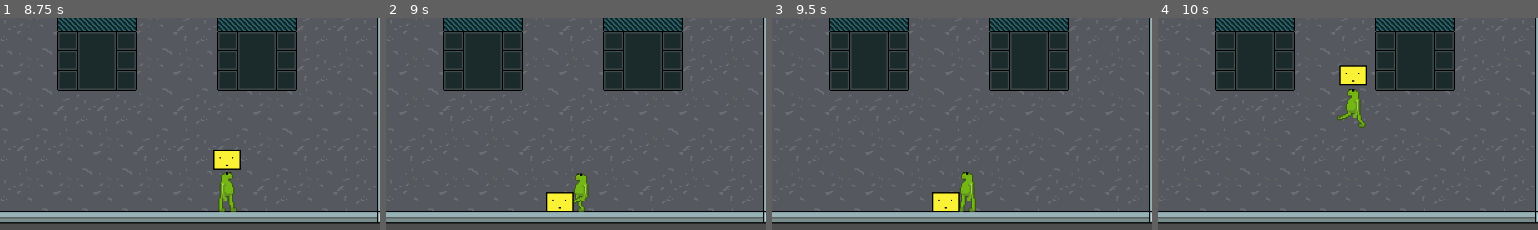
Above: before the commit, frames 1-4 (left to right).
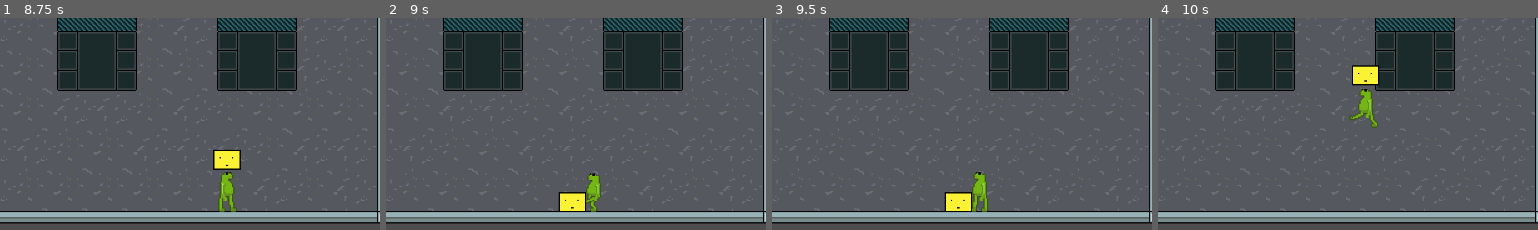
Above: after the commit, the same moments.

Repository: TomiZ87/spooky-game-jam-2025
Game: Godot game, scene res://scenes/room.tscn
The game is run twice, just before and just after one commit, with the same random seed, the same clock (stepped at 60 frames per second) and the same inputs.
Inputs (mouse positions are % of the whole screen's width and height, from its top left):
- Up to frame 1 (8.75 s): tap Enter at 0.5 s; move the mouse to (18, 48) at 0.52 s; hold W (move_up) 0.53-2.03 s; tap Q (player_pick_up_put_down) every 0.75 s from 0.6 to 8.1 s; click (18, 48) at 0.67 s; move the mouse to (39, 48) at 1.27 s; click (39, 48) at 1.42 s; move the mouse to (61, 48) at 2.02 s; hold A (move_left) 2.03-3.53 s; click (61, 48) at 2.17 s; move the mouse to (82, 48) at 2.77 s; click (82, 48) at 2.92 s; move the mouse to (34, 27) at 3.52 s; hold S (move_down) 3.53-4.28 s; click (34, 27) at 3.67 s; move the mouse to (73, 48) at 4.27 s; hold D (move_right) 4.28-5.03 s; click (73, 48) at 4.42 s; move the mouse to (29, 58) at 5.02 s; hold W (move_up) 5.03-5.78 s; click (29, 58) at 5.17 s; move the mouse to (61, 30) at 5.77 s; hold D (move_right) 5.78-8.03 s; click (61, 30) at 5.92 s; move the mouse to (45, 74) at 6.52 s; click (45, 74) at 6.67 s; move the mouse to (82, 69) at 7.27 s; click (82, 69) at 7.42 s; move the mouse to (18, 37) at 8.02 s; hold S (move_down) from 8.03 s (still down); click (18, 37) at 8.17 s
- Up to frame 2 (9 s): move the mouse to (55, 53) at 8.77 s; release S (move_down) at 8.78 s; hold A (move_left) from 8.78 s (still down); tap Q (player_pick_up_put_down) at 8.85 s; click (55, 53) at 8.92 s
- Up to frame 3 (9.5 s): keep holding A (move_left)
- Up to frame 4 (10 s): tap Space at 9.5 s; move the mouse to (34, 27) at 9.52 s; release A (move_left) at 9.53 s; hold W (move_up) from 9.53 s (still down); tap Q (player_pick_up_put_down) at 9.6 s; click (34, 27) at 9.67 s
The pictures show only the part of the screen within x 48-98%, y 50-100%; the shares and areas given below are measured in that part.

Frame 1 is identical in both runs. In frame 2, 1.5% of the frame differs, in the area x 42-57%, y 73-92%; in frame 3, 1.6%; in frame 4, 1.8%, in the area x 47-59%, y 22-52%.

Commit message:
#4 feat: Enable player to pick up/put down object from the shelf

Diff:
--- a/project/assets/scripts/dummy.gd
+++ b/project/assets/scripts/dummy.gd
@@ -37,7 +37,7 @@
 	$InteractionArea.monitoring = true
 	$InteractionArea.monitorable = true
 
-	var offset = 30 if not player.sprite.flip_h else -30
+	var offset = 20 if not player.sprite.flip_h else -20
 	position.x = player.position.x + offset
 	position.y = player.position.y
 
--- a/project/assets/scripts/player.gd
+++ b/project/assets/scripts/player.gd
@@ -6,6 +6,7 @@
 
 var nearby_pickupables: Array = []
 var current_pickupable: Node = null
+var nearby_shelf: Node = null
 var carrying = false
 
 func _process(delta):
@@ -40,16 +41,30 @@
 
 	# Handle interaction input
 	if Input.is_action_just_pressed("player_pick_up_put_down"):
-		if not carrying and current_pickupable:
-			current_pickupable.pickup()
-			carrying = true
-			carried_object.carry(current_pickupable)
-			current_pickupable = null
+		if not carrying:
+			if nearby_shelf and nearby_shelf.stored_object:
+				var retrieved = nearby_shelf.retrieve_object()
+				if retrieved:
+					retrieved.pickup()
+					carrying = true
+					carried_object.carry(retrieved)
+			elif current_pickupable:
+				current_pickupable.pickup()
+				carrying = true
+				carried_object.carry(current_pickupable)
+				current_pickupable = null
+
 		elif carrying:
-			carried_object.drop(self)
-			carrying = false
-
-
+			if nearby_shelf:
+				# Player is near a shelf → store the carried object
+				nearby_shelf.store_object(carried_object.object)
+				carried_object.object = null
+				carried_object.sprite.texture = null
+				carrying = false
+			else:
+				# Normal drop to ground
+				carried_object.drop(self)
+				carrying = false
 
 func get_closest_interactable():
 	var closest = null
--- /dev/null
+++ b/project/assets/scripts/shelf.gd
@@ -0,0 +1,60 @@
+extends Area2D
+
+# The object currently stored on the shelf
+var stored_object: Node2D = null
+
+# Track if player is nearby
+var player_in_range: bool = false
+
+func _ready():
+	connect("body_entered", Callable(self, "_on_body_entered"))
+	connect("body_exited", Callable(self, "_on_body_exited"))
+
+func _on_body_entered(body):
+	if body.is_in_group("player"):
+		player_in_range = true
+		body.nearby_shelf = self
+
+func _on_body_exited(body):
+	if body.is_in_group("player"):
+		player_in_range = false
+		if body.nearby_shelf == self:
+			body.nearby_shelf = null
+
+# Called by the player when dropping the carried object while inside shelf area
+func store_object(obj: Node2D):
+	stored_object = obj
+	obj.visible = false
+	obj.set_physics_process(false)
+
+	# Disable collisions and interaction
+	if obj.has_node("CollisionShape2D"):
+		obj.get_node("CollisionShape2D").disabled = true
+	if obj.has_node("InteractionArea/CollisionShape2D"):
+		obj.get_node("InteractionArea/CollisionShape2D").disabled = true
+	if obj.has_node("InteractionArea"):
+		obj.get_node("InteractionArea").monitoring = false
+		obj.get_node("InteractionArea").monitorable = false
+
+	print("Object stored on shelf")
+
+# Called by the player when retrieving the object from the shelf
+func retrieve_object() -> Node2D:
+	if stored_object:
+		var obj = stored_object
+		stored_object = null
+		obj.visible = true
+		obj.set_physics_process(true)
+
+		if obj.has_node("CollisionShape2D"):
+			obj.get_node("CollisionShape2D").disabled = false
+		if obj.has_node("InteractionArea/CollisionShape2D"):
+			obj.get_node("InteractionArea/CollisionShape2D").disabled = false
+		if obj.has_node("InteractionArea"):
+			obj.get_node("InteractionArea").monitoring = true
+			obj.get_node("InteractionArea").monitorable = true
+
+		print("Object retrieved from shelf")
+		return obj
+
+	return null
--- a/project/scenes/player.tscn
+++ b/project/scenes/player.tscn
@@ -2,7 +2,7 @@
 
 [ext_resource type="Texture2D" uid="uid://qxhr203qqdvc" path="res://assets/sprites/player.png" id="1_3vyb7"]
 [ext_resource type="Script" uid="uid://cvvhe8igd0qo8" path="res://assets/scripts/player.gd" id="1_g2els"]
-[ext_resource type="Script" uid="uid://dfi45ebp2s7nc" path="res://scenes/carried_object.gd" id="3_qhqgy"]
+[ext_resource type="Script" uid="uid://dfi45ebp2s7nc" path="res://assets/scripts/carried_object.gd" id="3_qhqgy"]
 
 [sub_resource type="AtlasTexture" id="AtlasTexture_g2els"]
 atlas = ExtResource("1_3vyb7")
--- a/project/scenes/shelf.gd
+++ /dev/null
@@ -1,17 +0,0 @@
-extends Area2D
-
-signal interacted
-
-func _ready():
-	# Make sure input pickable is enabled
-	input_pickable = true
-	# Ensure the area can receive mouse input
-	set_process_input(true)
-
-func _input_event(viewport, event, shape_idx):
-	if event is InputEventMouseButton and event.pressed and event.button_index == MOUSE_BUTTON_LEFT:
-		interact()
-
-func interact():
-	print("Area clicked! Interaction triggered.")
-	emit_signal("interacted")
--- a/project/scenes/shelf.tscn
+++ b/project/scenes/shelf.tscn
@@ -1,7 +1,7 @@
 [gd_scene load_steps=6 format=4 uid="uid://05hihb3qehr3"]
 
 [ext_resource type="Texture2D" uid="uid://b2ndlxuujpa8t" path="res://assets/sprites/shelf.png" id="1_eyi4x"]
-[ext_resource type="Script" uid="uid://bfuvuu1yx5uwa" path="res://scenes/shelf.gd" id="1_xj574"]
+[ext_resource type="Script" uid="uid://odqn3x2x32ek" path="res://assets/scripts/shelf.gd" id="2_xj574"]
 
 [sub_resource type="TileSetAtlasSource" id="TileSetAtlasSource_xj574"]
 texture = ExtResource("1_eyi4x")
@@ -29,7 +29,7 @@
 sources/0 = SubResource("TileSetAtlasSource_xj574")
 
 [sub_resource type="RectangleShape2D" id="RectangleShape2D_eyi4x"]
-size = Vector2(96, 128)
+size = Vector2(80, 128)
 
 [node name="Shelf" type="Node2D"]
 
@@ -38,7 +38,7 @@
 tile_set = SubResource("TileSet_00mi8")
 
 [node name="Area2D" type="Area2D" parent="."]
-script = ExtResource("1_xj574")
+script = ExtResource("2_xj574")
 
 [node name="CollisionShape2D" type="CollisionShape2D" parent="Area2D"]
 position = Vector2(32, 64)
Renamed: project/scenes/carried_object.gd -> project/assets/scripts/carried_object.gd
Renamed: project/scenes/carried_object.gd.uid -> project/assets/scripts/carried_object.gd.uid
Not shown, added: project/assets/scripts/shelf.gd.uid
Not shown, removed: project/scenes/shelf.gd.uid
